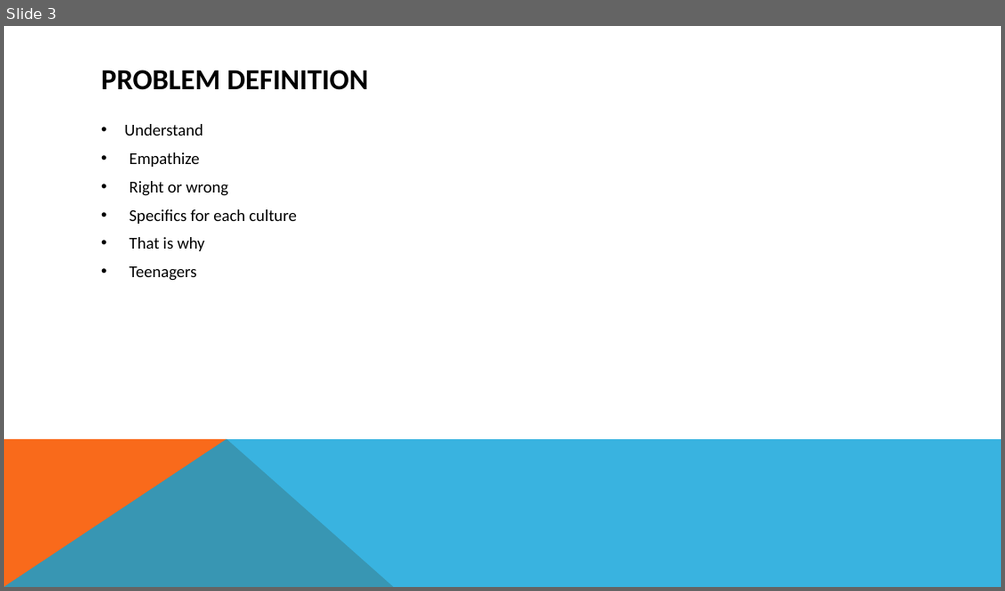
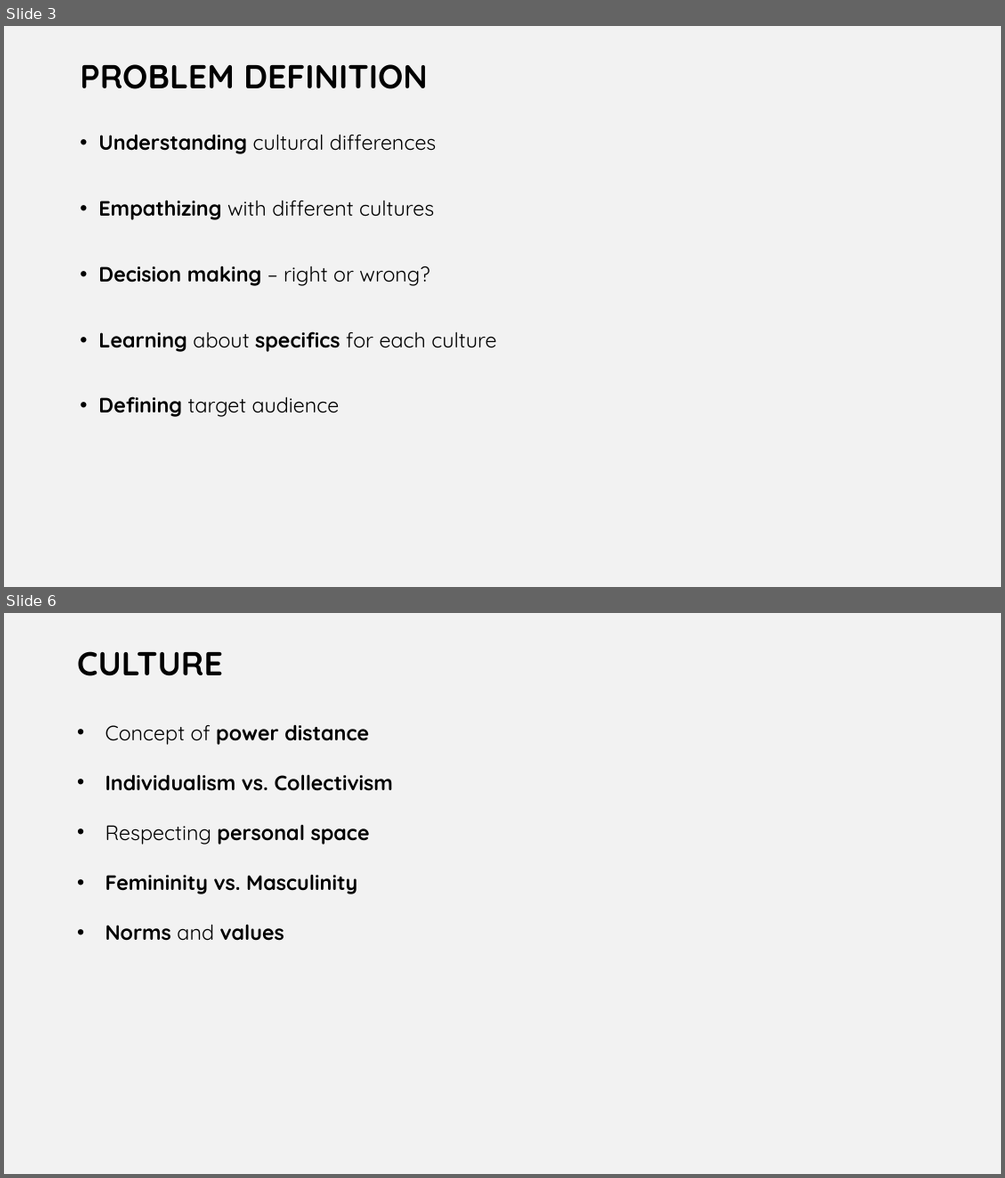
Before and after one commit to legendely/project_group_theme1.1-2015-16-, a slide deck: game-concept.pptx. Shown one above the other, each under a label of ours: slide 3 before the commit, slides 3 and 6 after it; the slides between them are not shown. The pictures are 1005x591 and 1005x1178 pixels, drawn with LibreOffice and Linux fonts; fonts in the diff are those of the drawing. Boxes give left, top, right and bottom in pixels: in the first picture for what was removed or moved away, otherwise in the second. Text is boxed around its words. In the diff, an @@ line names an element or a change of style, - is before the commit and + after.

```diff
--- a/game-concept.pptx
+++ b/game-concept.pptx
@@ slide 6 added at box(4, 613, 1001, 1174), background #F2F2F2 @@
@@ title added at box(77, 651, 223, 676), 32 pt, text #000000, bold @@
+CULTURE
@@ text added at box(105, 724, 393, 941), 20 pt, text #000000, bold @@
+• Concept of power distance
+• Individualism vs. Collectivism
+• Respecting personal space
+• Femininity vs. Masculinity
+• Norms and values
@@ slide 3 changed as well @@
@@ background #FFFFFF to #F2F2F2 @@
@@ title "PROBLEM DEFINITION": place and size @@
-title "PROBLEM DEFINITION" at box(101, 70, 369, 90)
+title "PROBLEM DEFINITION" at box(80, 64, 427, 89)
@@ title "PROBLEM DEFINITION" at box(80, 64, 427, 89): size 28 to 32 pt, font Calibri to Quicksand; line spacing 1 to 0.9; vertical alignment middle to top @@
@@ text at box(98, 134, 496, 417): text changed; size 16 to 20 pt; font Calibri to Quicksand @@
-• Understand
-• Empathize
-• Right or wrong
-• Specifics for each culture
-• That is why
-• Teenagers
+• Understanding cultural differences
+• Empathizing with different cultures
+• Decision making – right or wrong?
+• Learning about specifics for each culture
+• Defining target audience
@@ freeform shape removed at box(4, 439, 394, 587) @@
@@ freeform shape removed at box(4, 439, 1001, 587) @@
```
Also in this commit, not shown: 4 other slides changed, 5 other slides added, 3 slides removed, 2 other files.
